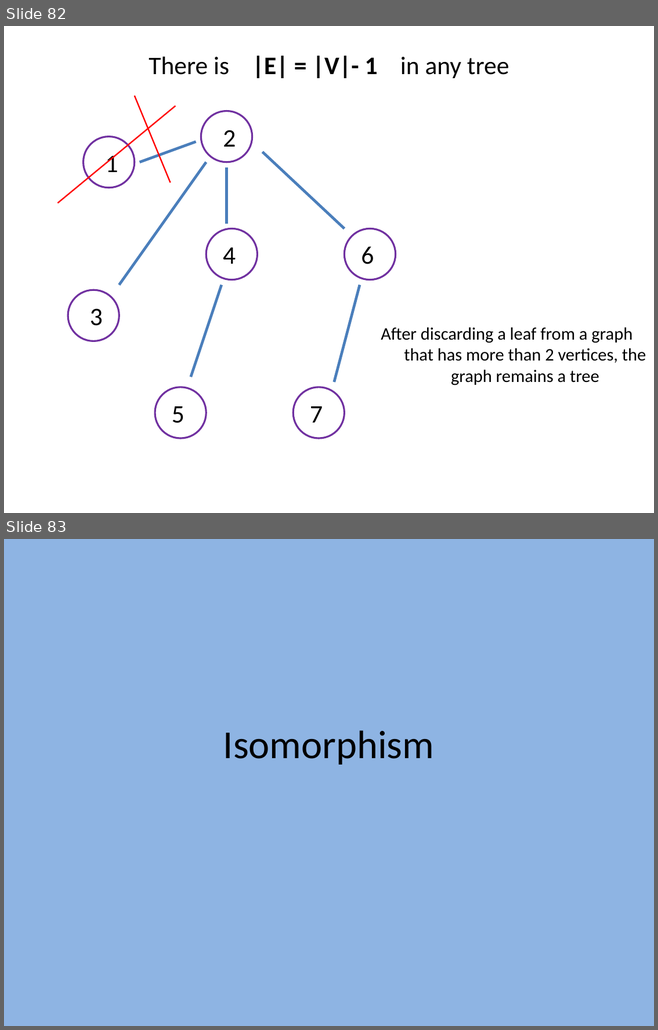
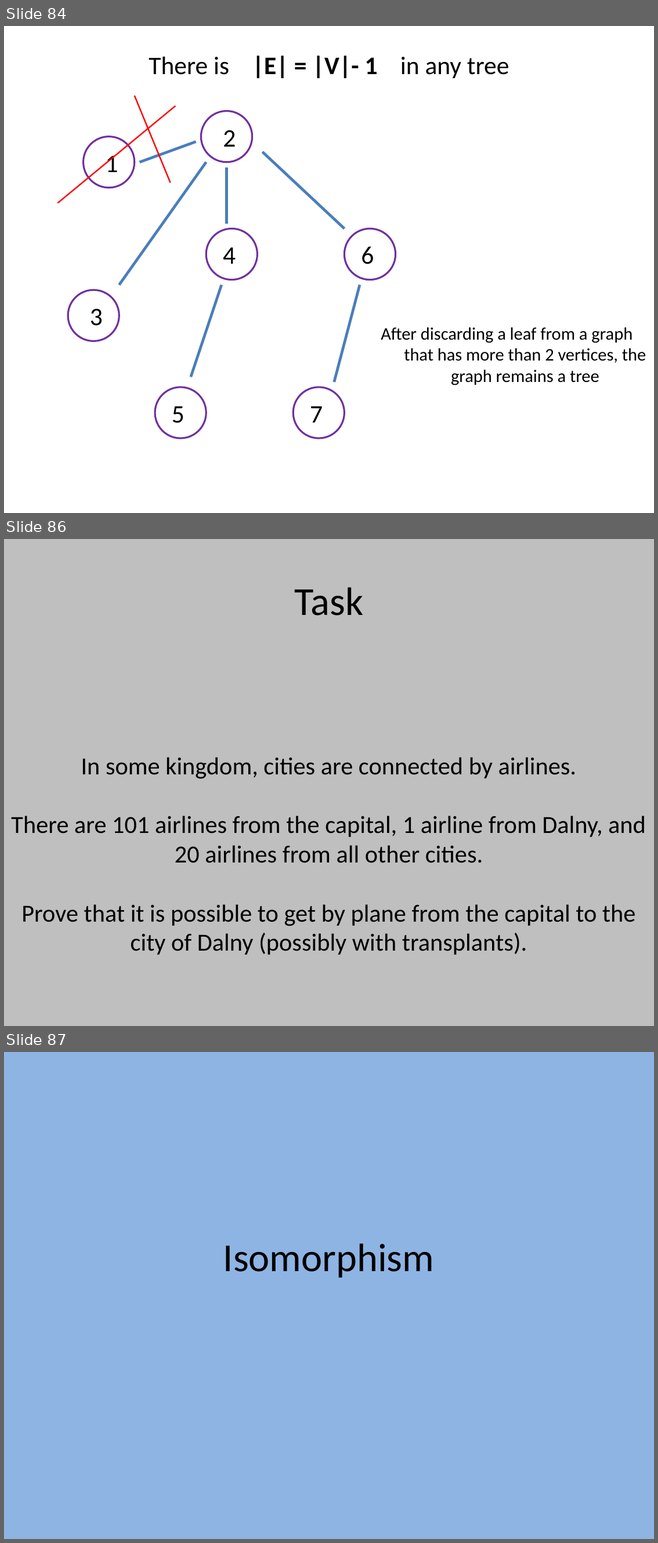
Before and after one commit to SteinbergOB/GraphAlgorithms_en, a slide deck: Presentation/Lection 0.pptx. Shown one above the other, each under a label of ours: slides 82 and 83 before the commit, slides 84, 86 and 87 after it; the slides between them are not shown. The pictures are 658x1030 and 658x1543 pixels, drawn with LibreOffice and Linux fonts; fonts in the diff are those of the drawing. Boxes give left, top, right and bottom in pixels: in the first picture for what was removed or moved away, otherwise in the second. Text is boxed around its words. In the diff, an @@ line names an element or a change of style, - is before the commit and + after.

```diff
--- a/Presentation/Lection 0.pptx
+++ b/Presentation/Lection 0.pptx
@@ slide 86 added at <box>4,539,654,1026</box>, background #BFBFBF @@
@@ title added at <box>295,587,364,616</box>, 44 pt, text #000000 @@
+Task
@@ text added at <box>11,757,645,955</box>, 27.2 pt, text #000000 @@
+In some kingdom, cities are connected by airlines.
+There are 101 airlines from the capital, 1 airline from Dalny, and 20 airlines from all other cities.
+Prove that it is possible to get by plane from the capital to the city of Dalny (possibly with transplants).
@@ what was slide 82 is now slide 84 @@
@@ what was slide 83 is now slide 87 @@
```
Also in this commit, not shown: 3 slides changed, 3 other slides added, 1 other file.
